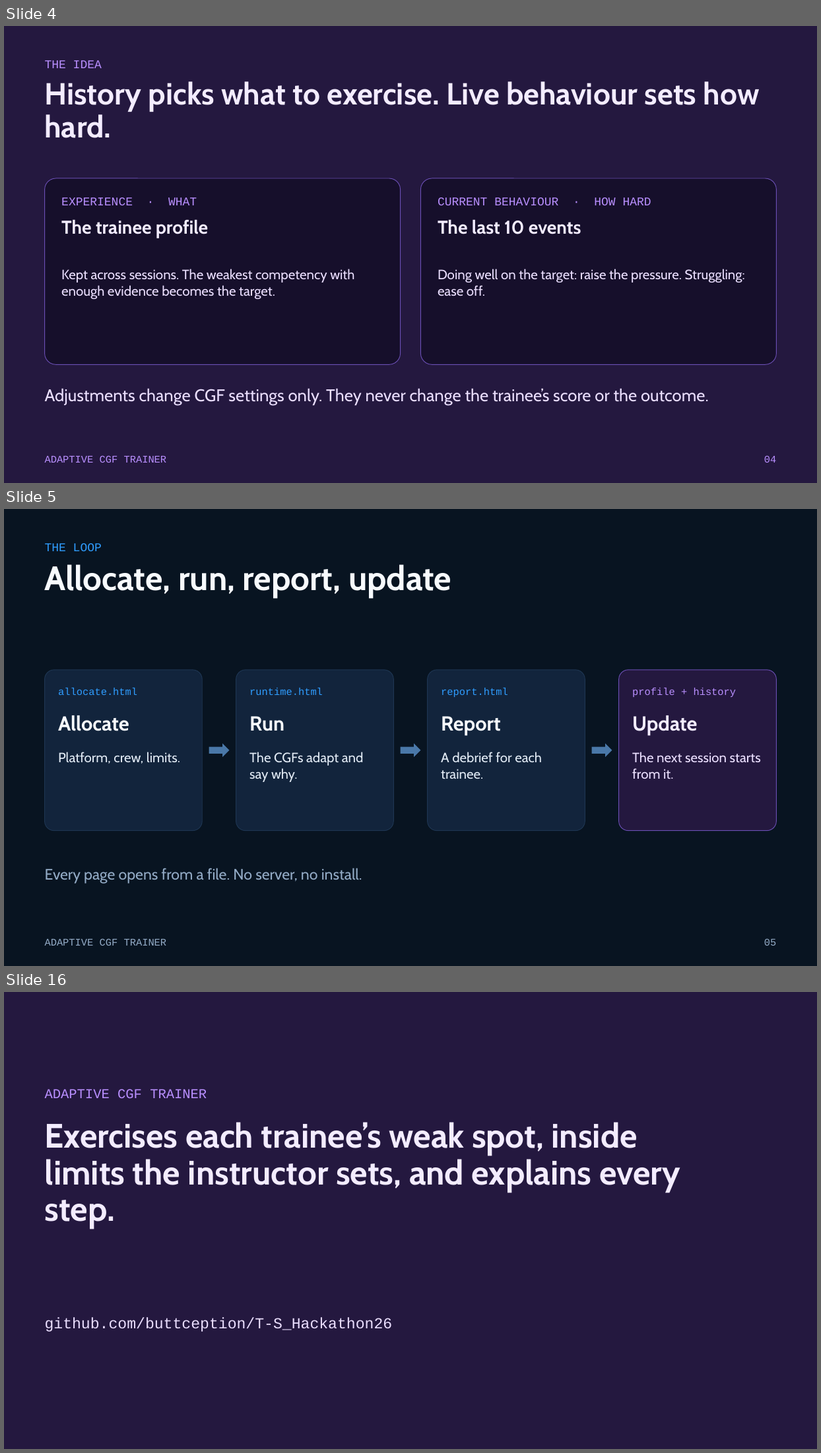
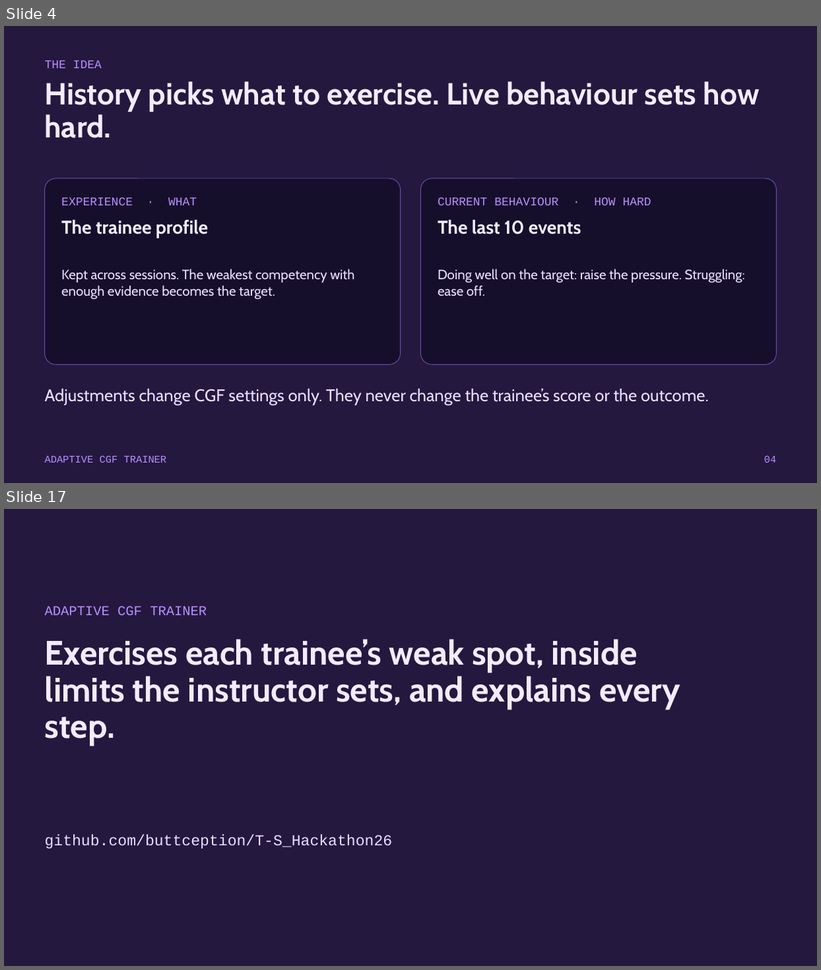
Before and after one commit to buttception/T-S_Hackathon26, a slide deck: cgf-demo/docs/pitch/Adaptive-CGF-Trainer.pptx. Shown one above the other, each under a label of ours: slides 4, 5 and 16 before the commit, slides 4 and 17 after it; the slides between them are not shown. The pictures are 821x1453 and 821x970 pixels, drawn with LibreOffice and Linux fonts; fonts in the diff are those of the drawing. Boxes give left, top, right and bottom in pixels: in the first picture for what was removed or moved away, otherwise in the second. Text is boxed around its words. In the diff, an @@ line names an element or a change of style, - is before the commit and + after.

```diff
--- a/cgf-demo/docs/pitch/Adaptive-CGF-Trainer.pptx
+++ b/cgf-demo/docs/pitch/Adaptive-CGF-Trainer.pptx
@@ slide 5 removed at box(4, 509, 817, 966), background #081421 @@
@@ text removed at box(45, 543, 102, 551) @@
-THE LOOP
@@ title removed at box(45, 564, 451, 597) @@
-Allocate, run, report, update
@@ rounded rectangle removed at box(45, 670, 202, 831) @@
@@ rounded rectangle removed at box(236, 670, 394, 831) @@
@@ rounded rectangle removed at box(427, 670, 585, 831) @@
@@ rounded rectangle removed at box(619, 670, 776, 831) @@
@@ text removed at box(58, 688, 137, 695) @@
-allocate.html
@@ text removed at box(250, 688, 323, 695) @@
-runtime.html
@@ text removed at box(441, 688, 508, 697) @@
-report.html
@@ text removed at box(632, 688, 737, 697) @@
-profile + history
@@ text removed at box(58, 716, 129, 731) @@
-Allocate
@@ text removed at box(250, 716, 284, 731) @@
-Run
@@ text removed at box(441, 716, 501, 735) @@
-Report
@@ text removed at box(632, 716, 697, 735) @@
-Update
@@ right arrow removed at box(209, 744, 229, 757) @@
@@ right arrow removed at box(401, 744, 420, 757) @@
@@ right arrow removed at box(592, 744, 612, 757) @@
@@ text removed at box(58, 752, 180, 764) @@
-Platform, crew, limits.
@@ text removed at box(250, 752, 364, 782) @@
-The CGFs adapt and say why.
@@ text removed at box(441, 752, 542, 780) @@
-A debrief for each trainee.
@@ text removed at box(632, 752, 761, 779) @@
-The next session starts from it.
@@ text removed at box(45, 868, 362, 884) @@
-Every page opens from a file. No server, no install.
@@ text removed at box(45, 939, 167, 946) @@
-ADAPTIVE CGF TRAINER
@@ text removed at box(764, 939, 776, 946) @@
-05
@@ what was slide 16 is now slide 17 @@
```
Also in this commit, not shown: 10 slides changed, 2 slides added, 2 other files.
